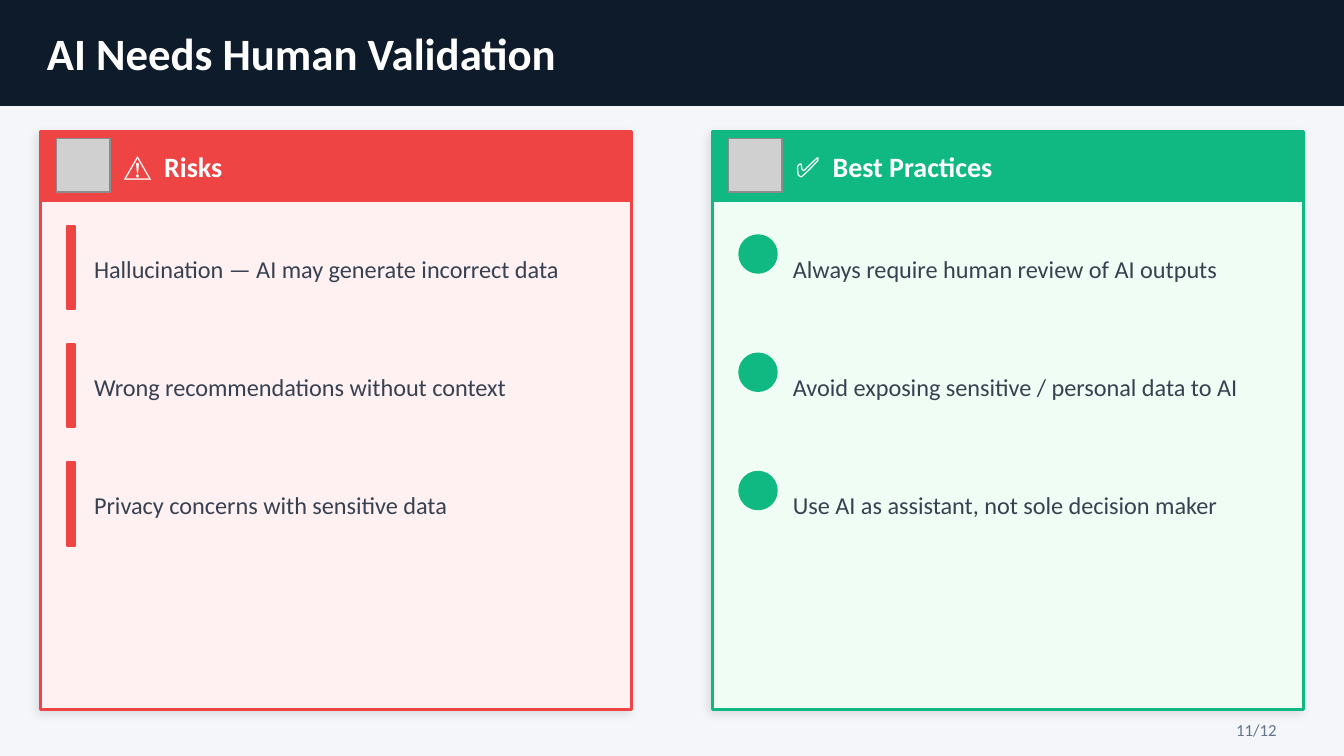
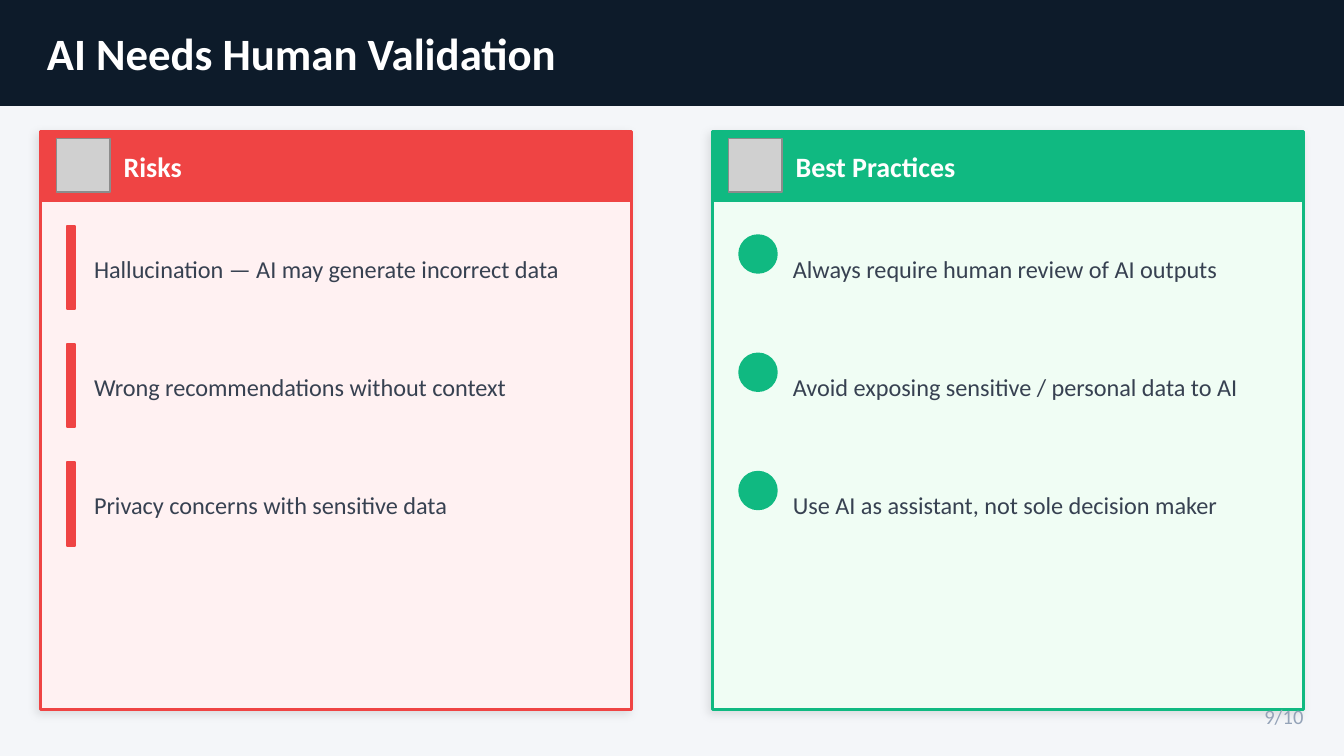
Before and after one commit to Ligerking007/JakapanK-Portfolio, a slide deck: slide 9 of public/before2021/sampleprojects/6-sharetoteam/Agentic_AI_TeamSharing_2026_05_JakapanK.pptx (slide 11 before the commit). Drawn at 1344x756 pixels with LibreOffice and Linux fonts; fonts in the diff are those of the drawing; grey boxes stand for pictures. Boxes give left, top, right and bottom in pixels: in the first picture for what was removed or moved away, otherwise in the second. Text is boxed around its words. In the diff, an @@ line names an element or a change of style, - is before the commit and + after.

```diff
--- a/public/before2021/sampleprojects/6-sharetoteam/Agentic_AI_TeamSharing_2026_05_JakapanK.pptx
+++ b/public/before2021/sampleprojects/6-sharetoteam/Agentic_AI_TeamSharing_2026_05_JakapanK.pptx
@@ text at [124, 157, 182, 177]: text changed @@
-⚠ Risks
+Risks
@@ text at [796, 157, 955, 178]: text changed @@
-✅ Best Practices
+Best Practices
@@ text "9/10" at [1264, 707, 1303, 725]: vertical alignment top to middle @@
@@ text at [1264, 707, 1303, 725]: text changed; size 9 to 11 pt; text colour #64748B to #94A3B8 @@
-11/12
+9/10
```
Also in this commit, not shown: 9 other slides changed, 2 slides removed.
